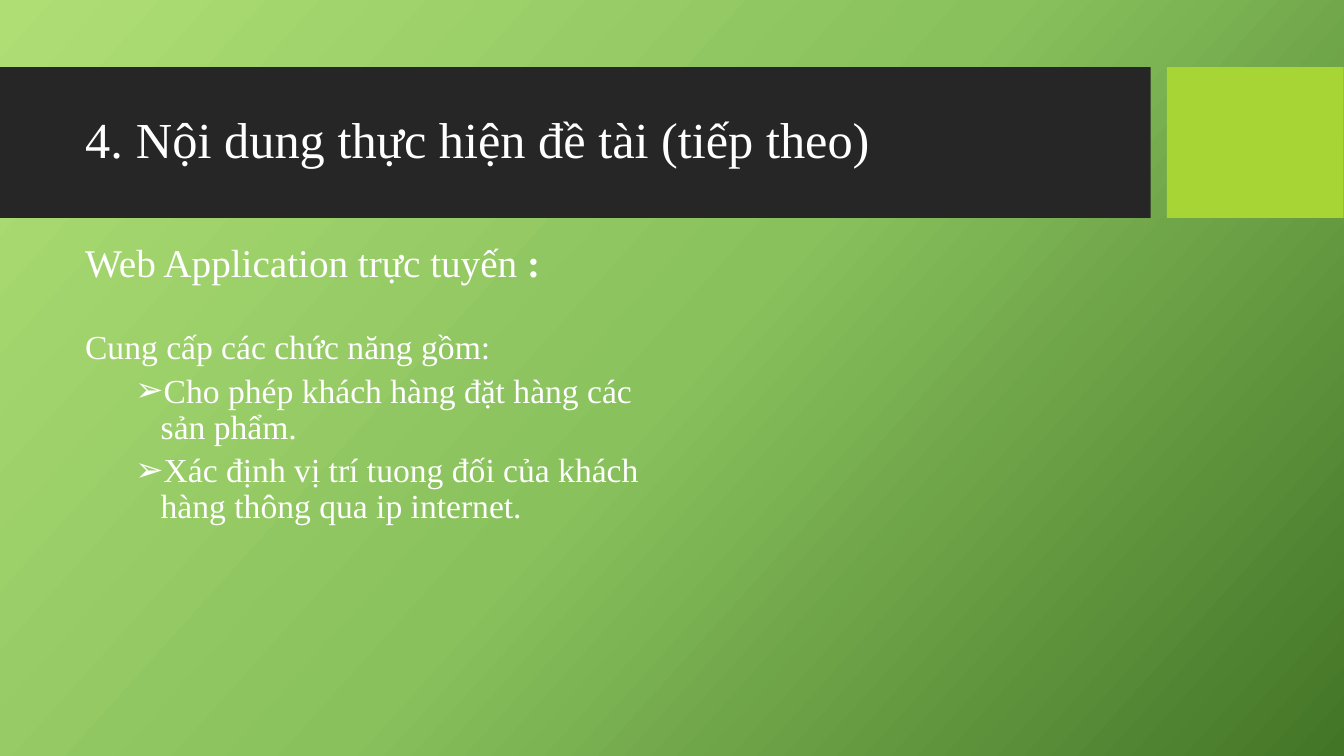
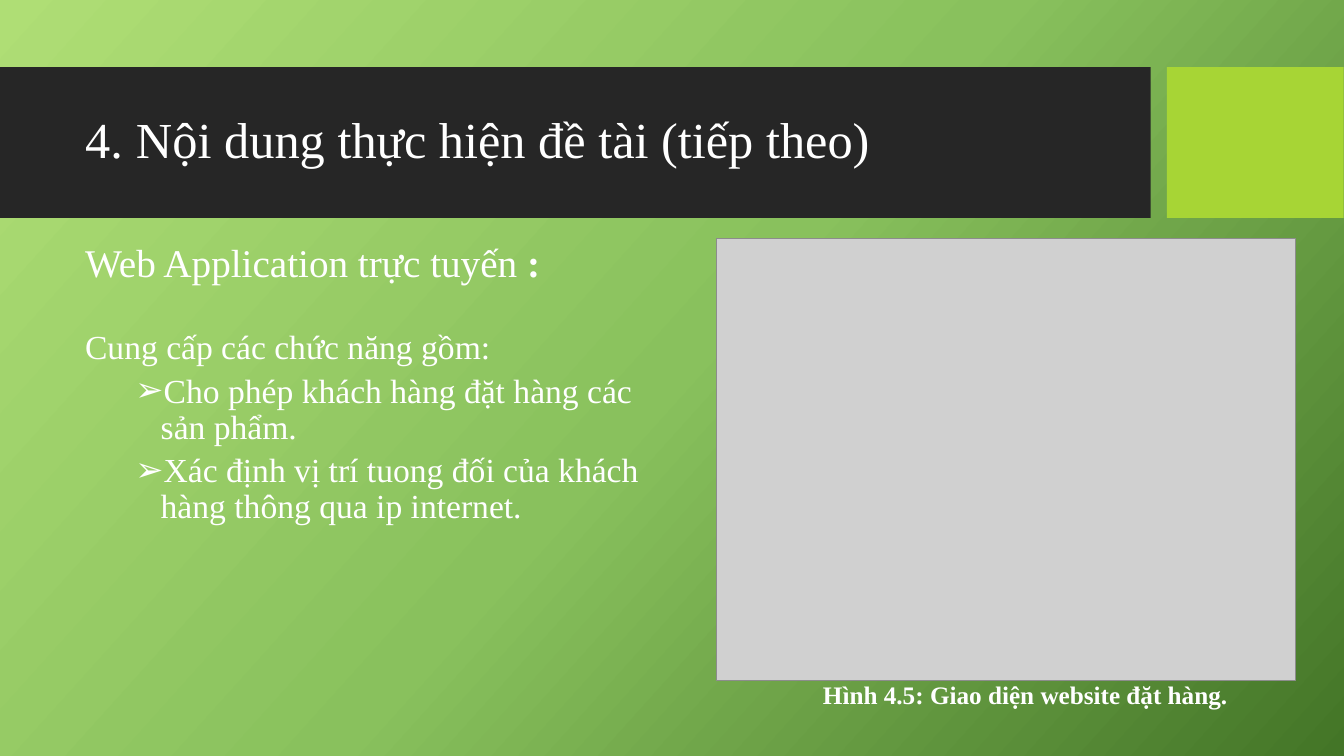
Before and after one commit to mrbadao/ordersys, a slide deck: slide 16 of 04_Documents/10520490_Khoa_Luan_Tot_Nghiep.pptx. Drawn at 1344x756 pixels with LibreOffice and Linux fonts; fonts in the diff are those of the drawing; grey boxes stand for pictures; background and template pictures are left out. Boxes give left, top, right and bottom in pixels: in the first picture for what was removed or moved away, otherwise in the second. Text is boxed around its words. In the diff, an @@ line names an element or a change of style, - is before the commit and + after.

```diff
--- a/04_Documents/10520490_Khoa_Luan_Tot_Nghiep.pptx
+++ b/04_Documents/10520490_Khoa_Luan_Tot_Nghiep.pptx
@@ picture added at box(716, 239, 1296, 681) @@
@@ text added at box(823, 686, 1228, 710), 18 pt, text #FFFFFF, bold @@
+Hình 4.5: Giao diện website đặt hàng.
```
Also in this commit, not shown: 3 other slides changed, 2 slides removed.
